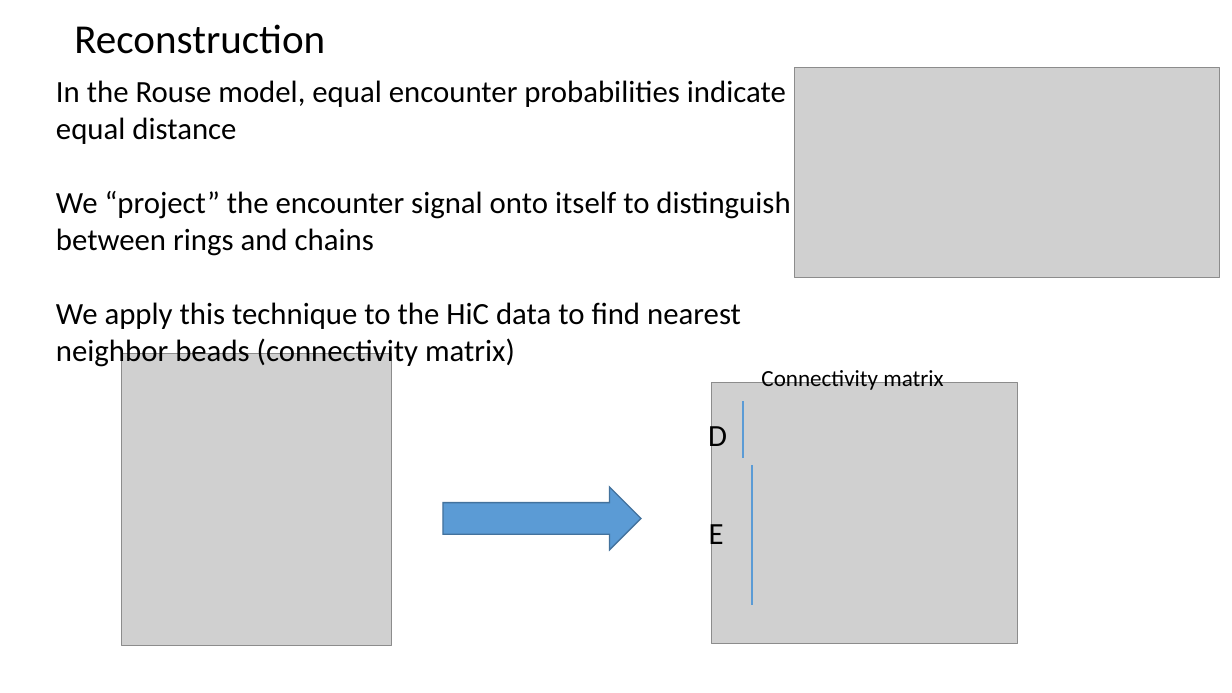
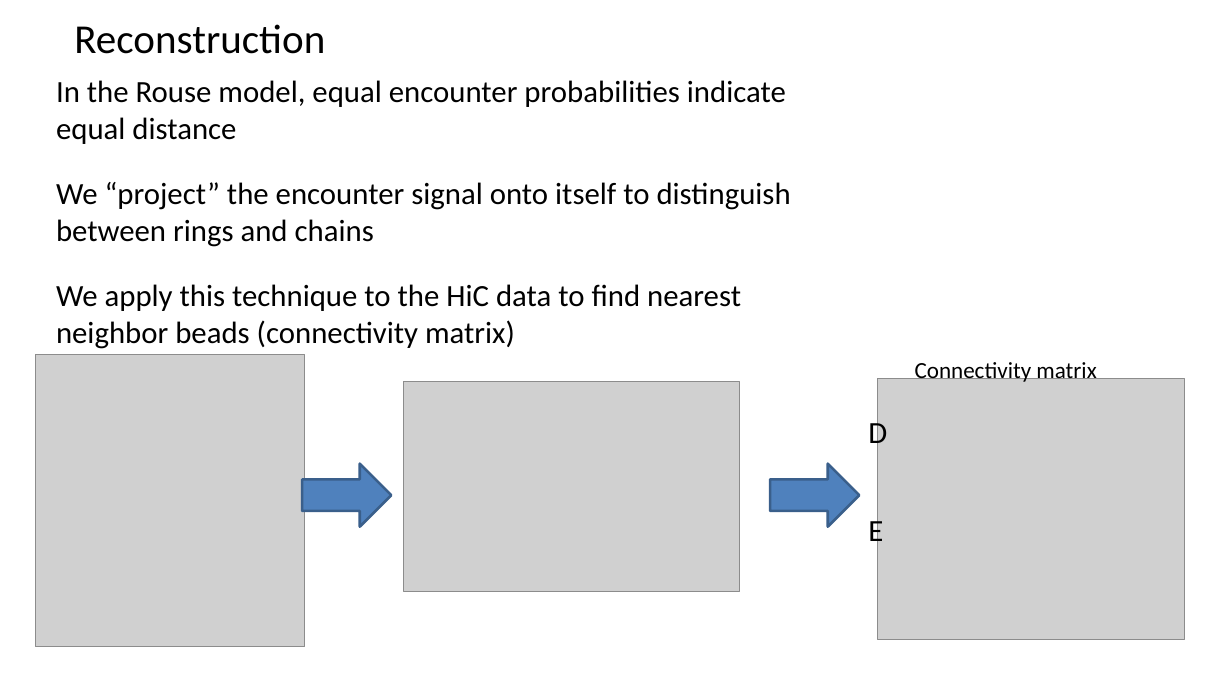
Before and after one commit to zhaENS/Project, a slide deck: slide 2 of Documents/3DStructreFromEncounterProbability/reconstruction.pptx. Drawn at 1232x693 pixels with LibreOffice and Linux fonts; fonts in the diff are those of the drawing; grey boxes stand for pictures. Boxes give left, top, right and bottom in pixels: in the first picture for what was removed or moved away, otherwise in the second. Text is boxed around its words. In the diff, an @@ line names an element or a change of style, - is before the commit and + after.

```diff
--- a/Documents/3DStructreFromEncounterProbability/reconstruction.pptx
+++ b/Documents/3DStructreFromEncounterProbability/reconstruction.pptx
@@ text "In the Rouse model, equal ..." rewrapped from [56,80,790,369] to [56,80,791,349] @@
@@ picture: place and size @@
-picture at [122,353,392,646]
+picture at [35,355,305,647]
@@ text "Connectivity matrix": place and size @@
-text "Connectivity matrix" at [761,367,943,390]
+text "Connectivity matrix" at [915,362,1096,382]
@@ picture: place and size @@
-picture at [795,67,1220,277]
+picture at [404,382,739,592]
@@ picture: place and size @@
-picture at [712,383,1019,643]
+picture at [878,379,1185,640]
@@ line removed from (743, 401) to (743, 458) @@
@@ text "D": place and size @@
-text "D" at [708,420,727,454]
+text "D" at [868,417,887,451]
@@ right arrow added at [302,464,391,527], fill #4F81BD, outline #3A5F8C 2 pt @@
@@ line removed from (752, 465) to (752, 605) @@
@@ right arrow added at [771,464,860,527], fill #4F81BD, outline #3A5F8C 2 pt @@
@@ right arrow removed at [443,487,640,550] @@
@@ text "E": place and size @@
-text "E" at [709,518,724,552]
+text "E" at [868,515,883,549]
```
Also in this commit, not shown: 2 other slides changed, 1 slide added, 1 slide removed, 7 other files.
